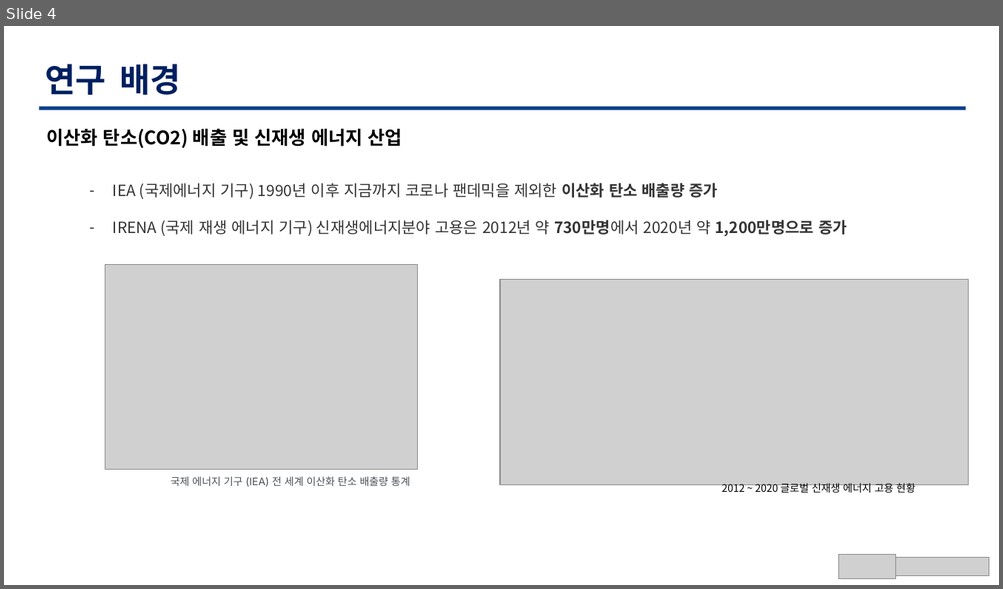
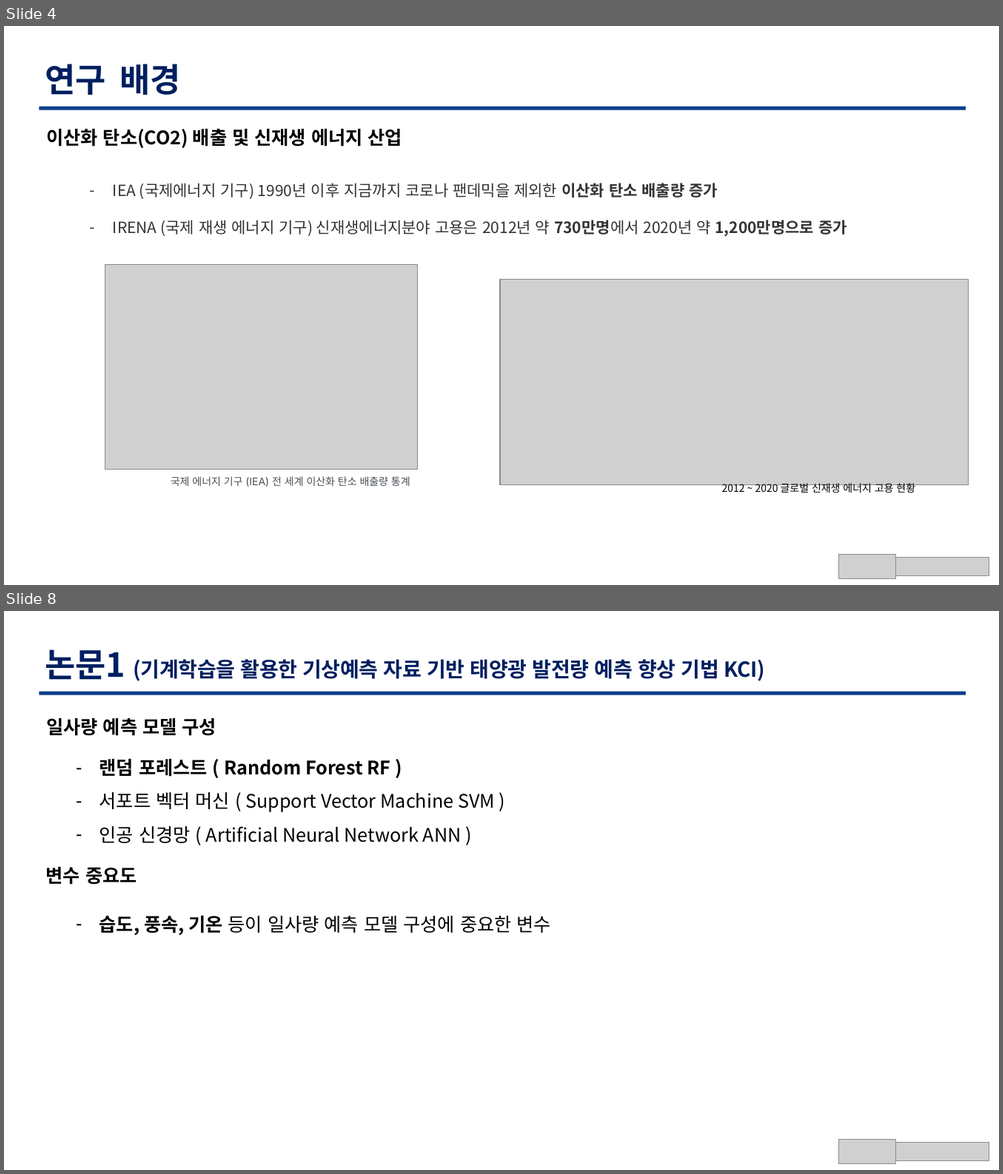
Before and after one commit to TaegyuHan/Solar_radiation_prediction_model, a slide deck: KICS_PT/[KICS] 동향 poster.pptx. Shown one above the other, each under a label of ours: slide 4 before the commit, slides 4 and 8 after it; the slides between them are not shown. The pictures are 1003x589 and 1003x1174 pixels, drawn with LibreOffice and Linux fonts; fonts in the diff are those of the drawing; grey boxes stand for pictures. Boxes give left, top, right and bottom in pixels: in the first picture for what was removed or moved away, otherwise in the second. Text is boxed around its words. In the diff, an @@ line names an element or a change of style, - is before the commit and + after.

```diff
--- a/KICS_PT/[KICS] 동향 poster.pptx
+++ b/KICS_PT/[KICS] 동향 poster.pptx
@@ slide 8 added at box(4, 611, 999, 1170), background #FFFFFF @@
@@ text added at box(45, 649, 765, 681), 20 pt, text #001F60, bold @@
+논문1 (기계학습을 활용한 기상예측 자료 기반 태양광 발전량 예측 향상 기법 KCI)
@@ freeform shape added at box(39, 692, 966, 695), fill #0C3F8B @@
@@ text added at box(46, 718, 216, 736), 18 pt, text #000000, bold @@
+일사량 예측 모델 구성
@@ text added at box(99, 759, 495, 843), 18 pt, text #000000 @@
+– 랜덤 포레스트 ( Random Forest RF )
+– 서포트 벡터 머신 ( Support Vector Machine SVM )
+– 인공 신경망 ( Artificial Neural Network ANN )
@@ text added at box(46, 867, 137, 885), 18 pt, text #000000, bold @@
+변수 중요도
@@ text added at box(99, 916, 551, 936), 18 pt, text #000000 @@
+– 습도, 풍속, 기온 등이 일사량 예측 모델 구성에 중요한 변수
@@ picture added at box(838, 1140, 896, 1165) @@
@@ picture added at box(896, 1143, 989, 1161) @@
```
Also in this commit, not shown: 3 slides changed, 5 other slides added, 7 slides removed, 4 other files.
